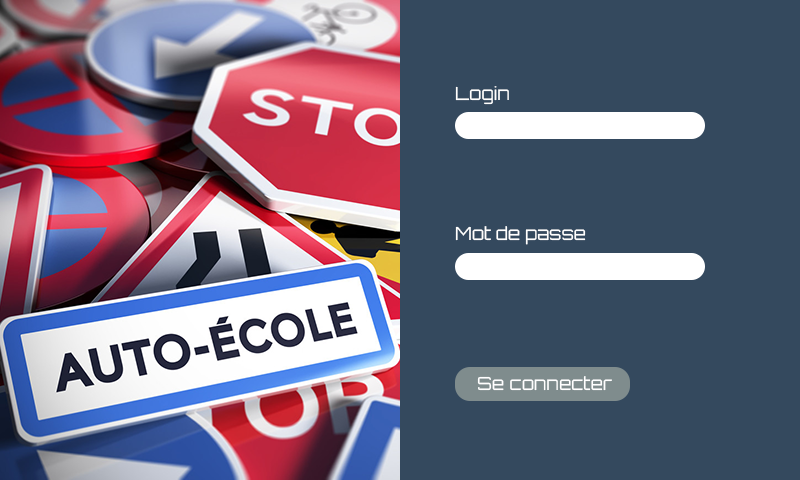
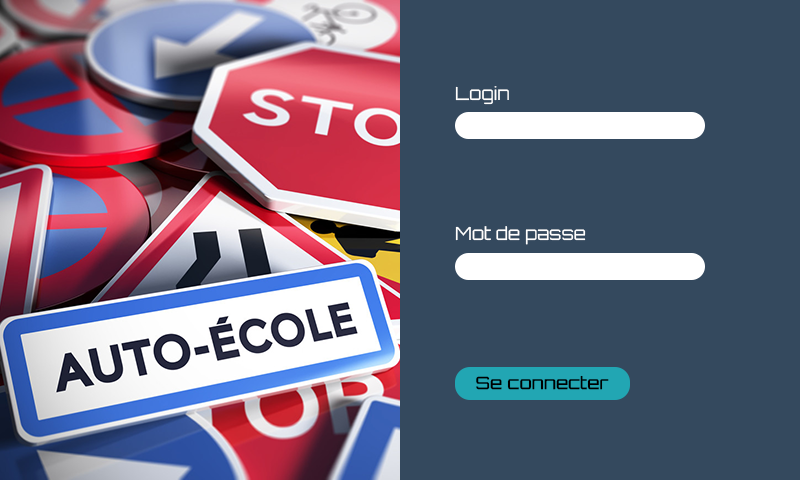
The second 800 x 480 image is a revision of the first. Changes to its layers:
painted on "Se connecter" over [455, 367, 630, 401]
added layer "Rectangle 3" above "Rectangle 2" over [455, 367, 630, 400]
